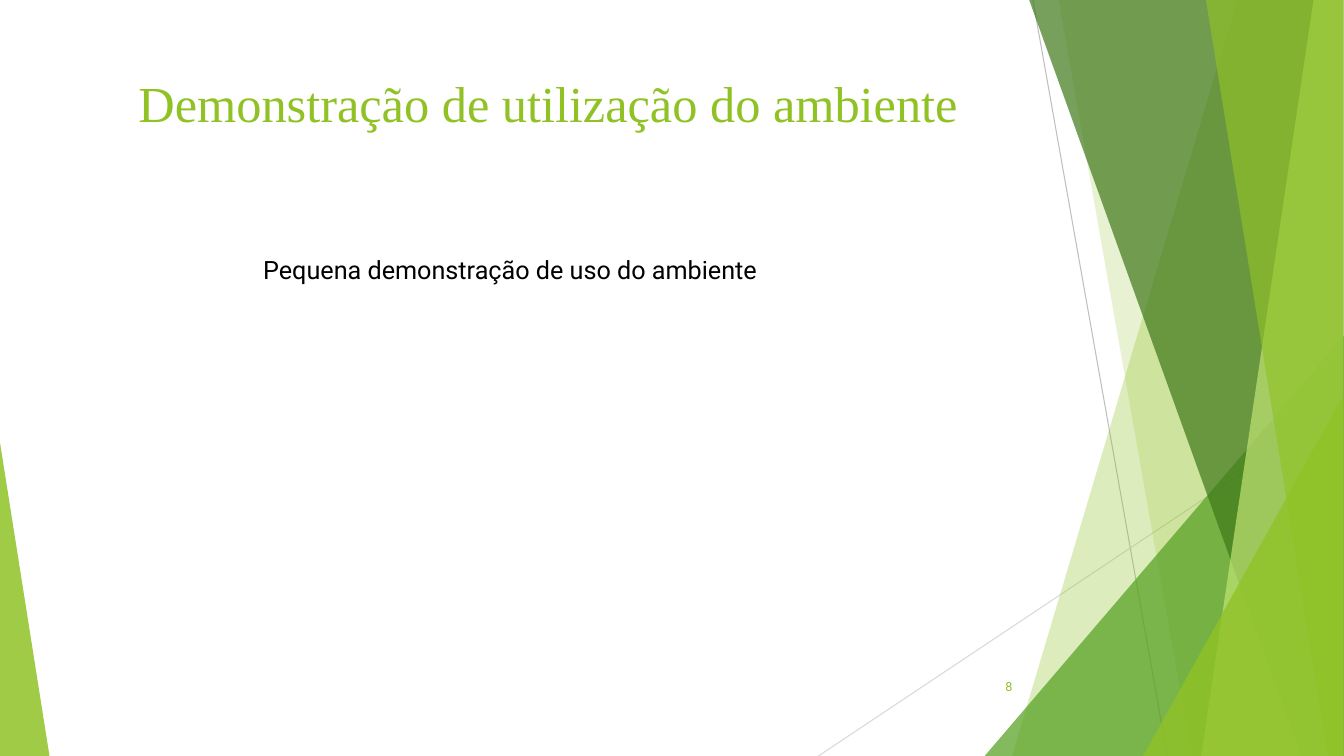
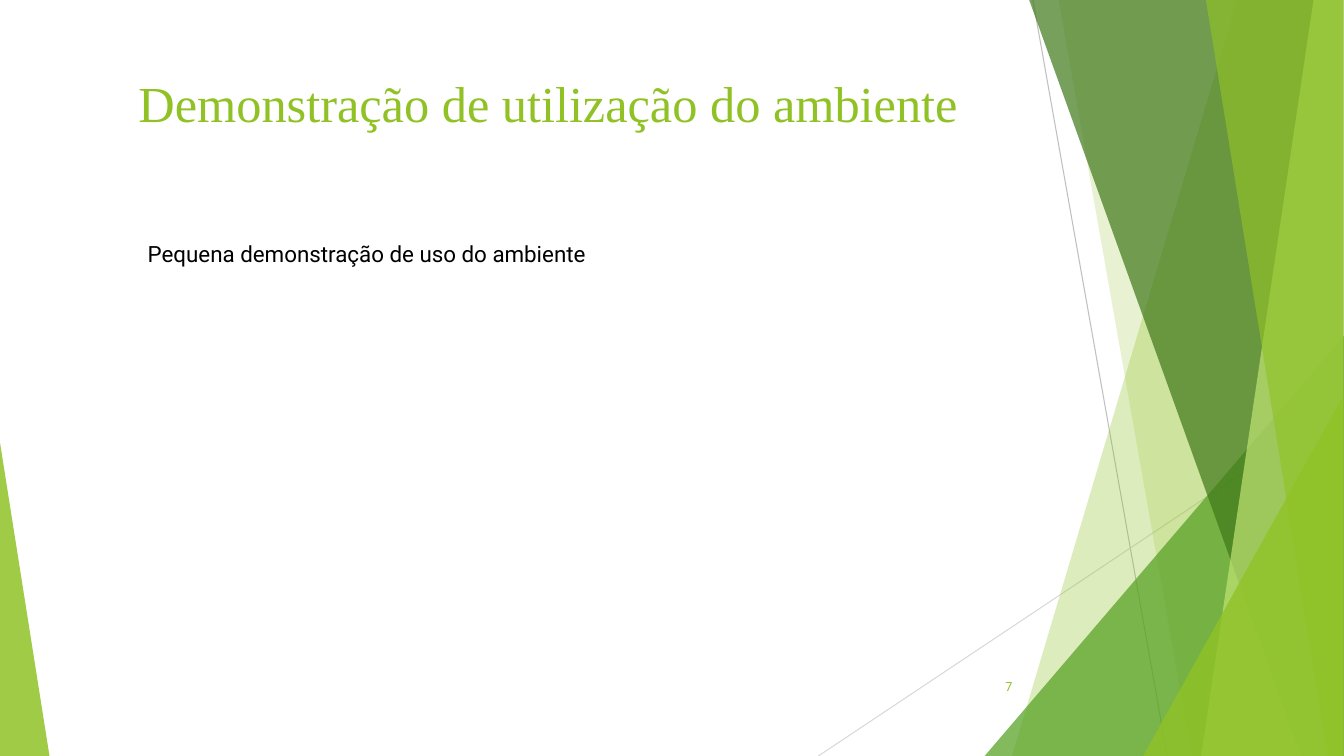
Before and after one commit to ryanlucaslemos/arquivostcc, a slide deck: slide 7 of TCC 1/Slide de TCC 1 - Revisao por Chris PPT.ppt (slide 8 before the commit). Drawn at 1344x756 pixels with LibreOffice and Linux fonts; fonts in the diff are those of the drawing. Boxes give left, top, right and bottom in pixels: in the first picture for what was removed or moved away, otherwise in the second. Text is boxed around its words. In the diff, an @@ line names an element or a change of style, - is before the commit and + after.

```diff
--- a/TCC 1/Slide de TCC 1 - Revisao por Chris PPT.ppt
+++ b/TCC 1/Slide de TCC 1 - Revisao por Chris PPT.ppt
@@ text "Pequena demonstração de uso do ...": place and size @@
-text "Pequena demonstração de uso do ..." at (263, 260, 757, 285)
+text "Pequena demonstração de uso do ..." at (148, 245, 586, 267)
@@ text "Pequena demonstração de uso do ..." at (148, 245, 586, 267): size 18 to 16 pt @@
@@ page number at (1005, 682, 1012, 691): text changed @@
-8
+7
```
Also in this commit, not shown: 1 other slide changed, 1 slide removed.
